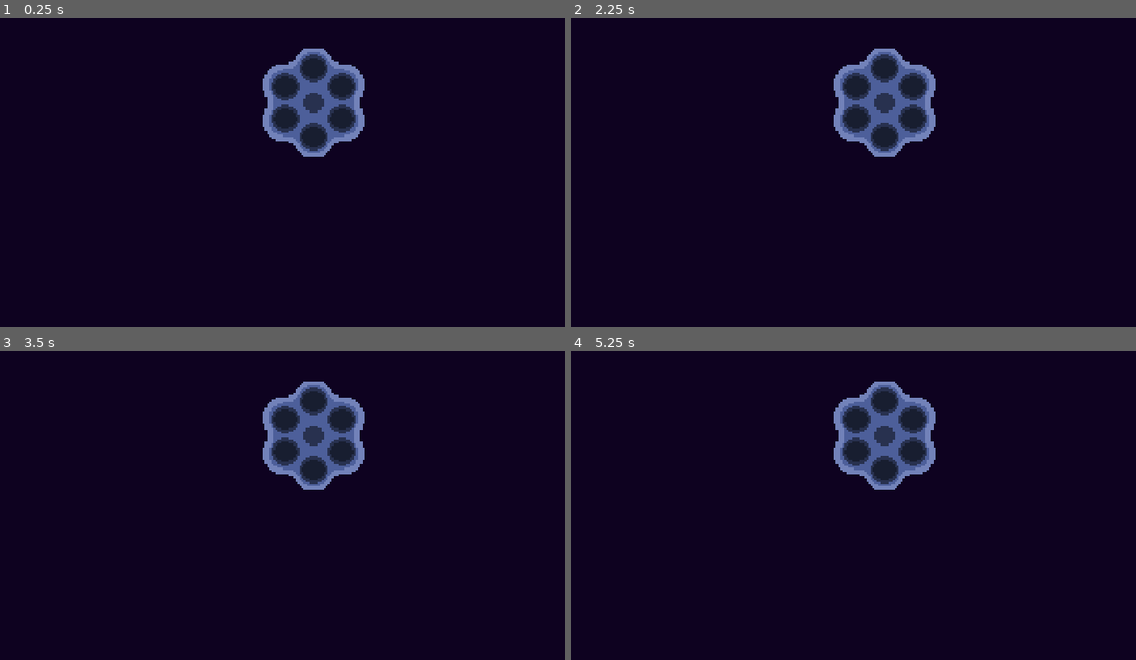
Above: before the commit, frames 1-4 (two rows, left to right).
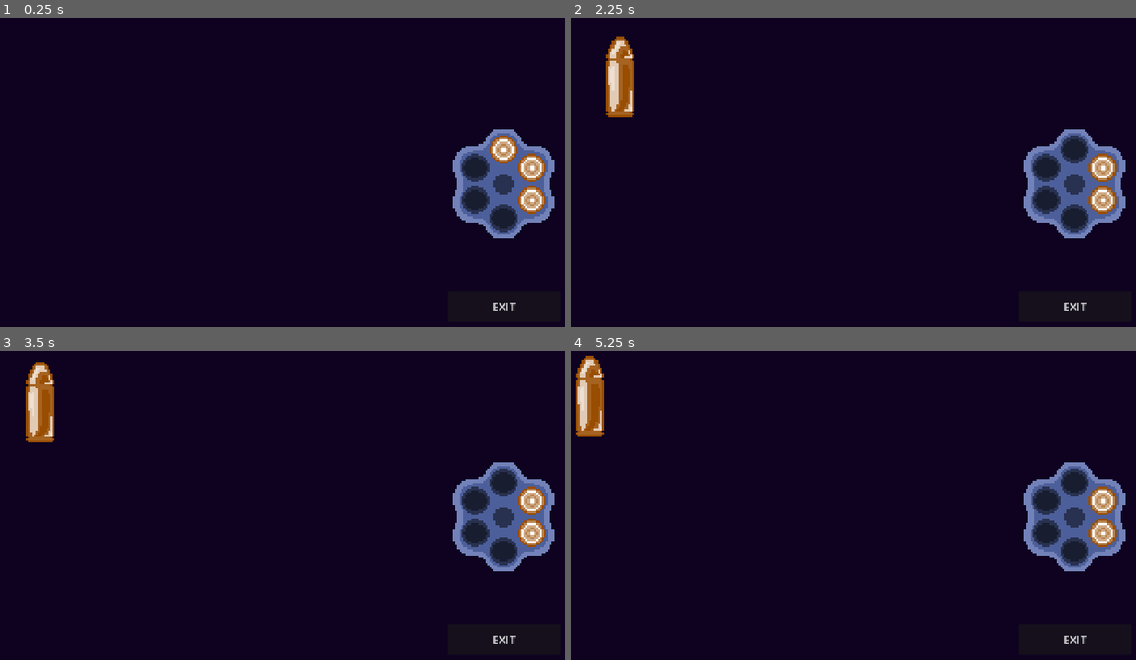
Above: after the commit, the same moments.

Repository: ygda-org/revolver
Game: Godot game, scene res://ui/inventory/inventory.tscn
The game is run twice, just before and just after one commit, with the same random seed, the same clock (stepped at 60 frames per second) and the same inputs. This scene is started directly instead of the project's main scene. Sound files missing from this copy of the repository are replaced by a short silence.
Inputs (mouse positions are in pixels of both pictures, inside the frame that each line leads up to):
- Up to frame 1 (0.25 s): no input
- Up to frame 2 (2.25 s): click (1073, 150) at 0.52 s; tap Enter (ui_accept) at 1.25, 2 s; move the mouse to (1028, 166) at 1.27 s; hold S (drop) 1.28-2.03 s; hold D (right) from 1.28 s (still down); tap Space (jump) at 1.52 s; move the mouse to (757, 200) at 2.02 s; click (757, 200) at 2.1 s
- Up to frame 3 (3.5 s): tap Space (jump) at 2.27 s; tap Enter (ui_accept) at 2.75 s; move the mouse to (378, 437) at 2.77 s; release D (right) at 2.78 s; hold A (left) from 2.78 s (still down); hold S (drop) from 2.78 s (still down)
- Up to frame 4 (5.25 s): tap Enter (ui_accept) at 3.5, 4.25, 5 s; move the mouse to (853, 588) at 3.52 s; release A (left) at 3.53 s; release S (drop) at 3.53 s; hold D (right) 3.53-5.03 s; click (853, 588) at 3.6 s; tap Space (jump) at 3.77, 4.52 s; move the mouse to (1079, 570) at 4.27 s; hold S (drop) 4.28-5.03 s; tap R (reload) at 4.9 s; move the mouse to (689, 462) at 5.02 s; hold A (left) from 5.03 s (still down); click (689, 462) at 5.1 s

The runs differ from the first frame. In frame 1, 9.6% of the frame differs, in the area x 46-99%, y 9-95%; in frame 2, 11%; in frame 3, 11%; in frame 4, 11%, in the area x 0-99%, y 1-95%.

Commit message:
inventory DONE

Diff:
--- a/levels/end_door.gd
+++ b/levels/end_door.gd
@@ -9,4 +9,4 @@
 
 func _on_area_2d_body_entered(body: Node2D) -> void:
 	if body is Player:
-		get_tree().call_deferred("change_scene_to_file","res://ui/inventory.tscn")
+		get_tree().call_deferred("change_scene_to_file","res://ui/inventory/inventory.tscn")
--- a/ui/inventory/drag_bullet.gd
+++ b/ui/inventory/drag_bullet.gd
@@ -1,11 +1,71 @@
 extends Node2D
 
+class_name DragBullet
+
+var mouse_offset : Vector2 = Vector2.ZERO
+var moving : bool = false
+
+var intersecting_areas : Array[Area2D] = []
+
+var bullet_resource : BulletResource
+
+@onready var parent : Inventory = get_parent()
 
 # Called when the node enters the scene tree for the first time.
 func _ready() -> void:
-	pass # Replace with function body.
+	self.material.set_shader_parameter("outline_color", bullet_resource.outline_color)
 
 
 # Called every frame. 'delta' is the elapsed time since the previous frame.
 func _process(delta: float) -> void:
-	pass
+	if $Button.button_pressed and moving:
+		global_position = get_global_mouse_position() + mouse_offset
+
+func _on_button_button_up() -> void:
+	moving = false
+	if intersecting_areas.is_empty():
+		var goal_poz : Vector2 = parent.bullet_to_home[self].global_position
+		var tween = get_tree().create_tween()
+		tween.tween_property(self, "global_position", goal_poz, 0.2).set_ease(Tween.EASE_IN_OUT).set_trans(Tween.TRANS_QUAD)
+	else:
+		#Snap to nearest marker
+		var closest_area2d : Area2D = intersecting_areas[0]
+		var dist : float = (closest_area2d.global_position - global_position).length_squared()
+		for a : Area2D in intersecting_areas.slice(1):
+			var new_dist : float = (a.global_position - global_position).length_squared()
+			if new_dist < dist:
+				dist = new_dist
+				closest_area2d = a
+		var loc : Marker2D = parent.area_to_marker[closest_area2d]
+		global_position = loc.global_position
+		#If there is a bullet there already, move them away
+		for child in parent.get_children():
+			if child == self:
+				continue
+			if child is DragBullet and child.global_position == global_position:
+				var drag_child : DragBullet = child
+				var goal_poz2 : Vector2 = parent.bullet_to_home[drag_child].global_position
+				var tween2 = get_tree().create_tween()
+				tween2.tween_property(child, "global_position", goal_poz2, 0.2).set_ease(Tween.EASE_IN_OUT).set_trans(Tween.TRANS_QUAD)
+
+
+func _on_button_button_down() -> void:
+	mouse_offset = global_position - get_global_mouse_position()
+	moving = true
+
+func set_is_full(value : bool):
+	$Full.visible = value
+	$Back.visible = not value
+
+
+func _on_area_2d_area_entered(area: Area2D) -> void:
+	if "BArea" in area.name:
+		intersecting_areas.append(area)
+		set_is_full(false)
+
+
+func _on_area_2d_area_exited(area: Area2D) -> void:
+	if "BArea" in area.name:
+		intersecting_areas.remove_at(intersecting_areas.find(area))
+	if len(intersecting_areas) == 0:
+		set_is_full(true)
--- a/ui/inventory/drag_bullet.tscn
+++ b/ui/inventory/drag_bullet.tscn
@@ -3,15 +3,55 @@
 [ext_resource type="Script" uid="uid://d0u3kgpkc5kdd" path="res://ui/inventory/drag_bullet.gd" id="1_5eyxt"]
 [ext_resource type="Shader" uid="uid://b4pewokr7fm1b" path="res://player/bullet/bullet.gdshader" id="1_gvt8v"]
 [ext_resource type="Texture2D" uid="uid://biykde71lpl4w" path="res://assets/temp_art/bullet_icon.png" id="2_5eyxt"]
+[ext_resource type="Texture2D" uid="uid://cmybf5a4eu7xx" path="res://assets/temp_art/shell_back.png" id="4_v42oq"]
 
-[sub_resource type="ShaderMaterial" id="ShaderMaterial_j4wu1"]
+[sub_resource type="ShaderMaterial" id="ShaderMaterial_55d6i"]
 resource_local_to_scene = true
 shader = ExtResource("1_gvt8v")
-shader_parameter/outline_color = Color(0.7335034, 0.43671218, 0.09143841, 1)
+shader_parameter/outline_color = Color(0.59744895, 0.07244576, 0.07244576, 1)
+
+[sub_resource type="StyleBoxFlat" id="StyleBoxFlat_kn6rb"]
+bg_color = Color(0.6, 0.6, 0.6, 0)
+
+[sub_resource type="StyleBoxFlat" id="StyleBoxFlat_ffydu"]
+bg_color = Color(0.6, 0.6, 0.6, 0)
+
+[sub_resource type="StyleBoxFlat" id="StyleBoxFlat_sy3ur"]
+bg_color = Color(1, 1, 1, 0)
+
+[sub_resource type="CircleShape2D" id="CircleShape2D_v42oq"]
+radius = 21.0
 
 [node name="DragBullet" type="Node2D" unique_id=872890370]
+material = SubResource("ShaderMaterial_55d6i")
 script = ExtResource("1_5eyxt")
 
-[node name="Sprite2D" type="Sprite2D" parent="." unique_id=1844091508]
-material = SubResource("ShaderMaterial_j4wu1")
+[node name="Full" type="Sprite2D" parent="." unique_id=1844091508]
+use_parent_material = true
+scale = Vector2(3, 3)
 texture = ExtResource("2_5eyxt")
+
+[node name="Back" type="Sprite2D" parent="." unique_id=404308363]
+visible = false
+use_parent_material = true
+scale = Vector2(3, 3)
+texture = ExtResource("4_v42oq")
+
+[node name="Button" type="Button" parent="." unique_id=1874478614]
+offset_left = -14.0
+offset_top = -40.0
+offset_right = 14.0
+offset_bottom = 40.0
+theme_override_styles/normal = SubResource("StyleBoxFlat_kn6rb")
+theme_override_styles/pressed = SubResource("StyleBoxFlat_ffydu")
+theme_override_styles/hover = SubResource("StyleBoxFlat_sy3ur")
+
+[node name="Area2D" type="Area2D" parent="." unique_id=594713964]
+
+[node name="CollisionShape2D" type="CollisionShape2D" parent="Area2D" unique_id=130808251]
+shape = SubResource("CircleShape2D_v42oq")
+
+[connection signal="button_down" from="Button" to="." method="_on_button_button_down"]
+[connection signal="button_up" from="Button" to="." method="_on_button_button_up"]
+[connection signal="area_entered" from="Area2D" to="." method="_on_area_2d_area_entered"]
+[connection signal="area_exited" from="Area2D" to="." method="_on_area_2d_area_exited"]
--- /dev/null
+++ b/ui/inventory/inventory.gd
@@ -0,0 +1,79 @@
+extends Control
+
+class_name Inventory
+
+const DRAG_BULLET = preload("uid://ct6eu3ndhd4ml")
+
+@onready var area_to_marker : Dictionary[Area2D, Marker2D] = {
+	$ChosenBullets/BArea1 : $ChosenBullets/Chosen1,
+	$ChosenBullets/BArea2 : $ChosenBullets/Chosen2,
+	$ChosenBullets/BArea3 : $ChosenBullets/Chosen3,
+	$ChosenBullets/BArea4 : $ChosenBullets/Chosen4,
+	$ChosenBullets/BArea5 : $ChosenBullets/Chosen5,
+	$ChosenBullets/BArea6 : $ChosenBullets/Chosen6,
+}
+
+var bullet_to_home : Dictionary[DragBullet, Marker2D] = {}
+
+# Called when the node enters the scene tree for the first time.
+func _ready() -> void:
+	generate_inven_markers(3, 10)
+	#The bullet in chosne bullet to check
+	var cur_chosen = 0
+	#Current marker
+	var cur_marker = 0
+	for b_res : BulletResource in GameState.inventory.keys():
+		for i in range(GameState.inventory[b_res]):
+			var drag_bullet : DragBullet = DRAG_BULLET.instantiate()
+			drag_bullet.bullet_resource = b_res
+			bullet_to_home[drag_bullet] = $InvenMarkers.get_child(cur_marker)
+			cur_marker += 1
+			#If it is a chosen bullet, snap there
+			if cur_chosen < 6 and b_res == GameState.chosen_barrel[cur_chosen]:
+				var loc : Marker2D = $ChosenBullets.get_child(cur_chosen)
+				drag_bullet.position = loc.global_position
+				drag_bullet.set_is_full(false)
+				cur_chosen += 1
+				#Iterate to the next not empty chosen, or just stop
+				while cur_chosen < 5 and GameState.chosen_barrel[cur_chosen] == GameState.EMPTY_RES:
+					cur_chosen += 1
+			#Else, lets move it to its spot
+			else:
+				drag_bullet.position = bullet_to_home[drag_bullet].global_position
+			add_child(drag_bullet)
+
+func generate_inven_markers(rows : int, columns : int):
+	var x_vec : float = $BotRight.position.x - $TopLeft.position.x
+	var y_vec : float = $BotRight.position.y - $TopLeft.position.y
+	for r in range(0, rows):
+		for c in range(0, columns):
+			var r_percent = r/float(rows-1)
+			var c_percent = c/float(columns-1)
+			var marker : Marker2D = Marker2D.new()
+			marker.position = $TopLeft.position
+			marker.position.x += x_vec * c_percent
+			marker.position.y += y_vec * r_percent
+			$InvenMarkers.add_child(marker)
+
+
+func _on_exit_pressed() -> void:
+	for i in range(6):
+		GameState.chosen_barrel[i] = GameState.EMPTY_RES
+	for child in get_children():
+		if not child is DragBullet:
+			continue
+		var drag_bul : DragBullet = child
+		if drag_bul.global_position == $ChosenBullets/Chosen1.global_position:
+			GameState.chosen_barrel[0] = drag_bul.bullet_resource
+		elif drag_bul.global_position == $ChosenBullets/Chosen2.global_position:
+			GameState.chosen_barrel[1] = drag_bul.bullet_resource
+		elif drag_bul.global_position == $ChosenBullets/Chosen3.global_position:
+			GameState.chosen_barrel[2] = drag_bul.bullet_resource
+		elif drag_bul.global_position == $ChosenBullets/Chosen4.global_position:
+			GameState.chosen_barrel[3] = drag_bul.bullet_resource
+		elif drag_bul.global_position == $ChosenBullets/Chosen5.global_position:
+			GameState.chosen_barrel[4] = drag_bul.bullet_resource
+		elif drag_bul.global_position == $ChosenBullets/Chosen6.global_position:
+			GameState.chosen_barrel[5] = drag_bul.bullet_resource
+	GameState.reload()
+	get_tree().call_deferred("change_scene_to_file","res://main/main.tscn")
--- a/ui/inventory/inventory.tscn
+++ b/ui/inventory/inventory.tscn
@@ -1,6 +1,25 @@
 [gd_scene format=3 uid="uid://cslcpc6nu7gag"]
 
+[ext_resource type="Script" uid="uid://ea2dg67f42j8" path="res://ui/inventory/inventory.gd" id="1_qrt2q"]
 [ext_resource type="Texture2D" uid="uid://bl8jxwdbu3isr" path="res://assets/ui/revolver_single.png" id="1_t68fq"]
+
+[sub_resource type="CircleShape2D" id="CircleShape2D_55d6i"]
+radius = 21.0
+
+[sub_resource type="CircleShape2D" id="CircleShape2D_5fofi"]
+radius = 21.0
+
+[sub_resource type="CircleShape2D" id="CircleShape2D_377x3"]
+radius = 21.023796
+
+[sub_resource type="CircleShape2D" id="CircleShape2D_vluf6"]
+radius = 21.095022
+
+[sub_resource type="CircleShape2D" id="CircleShape2D_p5txo"]
+radius = 21.095022
+
+[sub_resource type="CircleShape2D" id="CircleShape2D_lq1ig"]
+radius = 21.213203
 
 [node name="Inventory" type="Control" unique_id=1702912330]
 layout_mode = 3
@@ -9,8 +28,9 @@
 anchor_bottom = 1.0
 grow_horizontal = 2
 grow_vertical = 2
+script = ExtResource("1_qrt2q")
 
-[node name="ColorRect" type="ColorRect" parent="." unique_id=96254163]
+[node name="Background" type="ColorRect" parent="." unique_id=96254163]
 layout_mode = 1
 anchors_preset = 15
 anchor_right = 1.0
@@ -21,13 +41,92 @@
 
 [node name="TextureRect" type="TextureRect" parent="." unique_id=1420442281]
 layout_mode = 1
-anchors_preset = 5
-anchor_left = 0.5
-anchor_right = 0.5
-offset_left = -87.0
-offset_top = 63.0
-offset_right = -29.0
-offset_bottom = 121.0
-grow_horizontal = 2
+anchors_preset = 6
+anchor_left = 1.0
+anchor_top = 0.5
+anchor_right = 1.0
+anchor_bottom = 0.5
+offset_left = -285.0
+offset_top = -86.0
+offset_right = -227.0
+offset_bottom = -28.0
+grow_horizontal = 0
+grow_vertical = 2
 scale = Vector2(3, 3)
 texture = ExtResource("1_t68fq")
+
+[node name="ChosenBullets" type="Node2D" parent="." unique_id=274189240]
+position = Vector2(762, 271)
+
+[node name="Chosen1" type="Marker2D" parent="ChosenBullets" unique_id=1904209454]
+position = Vector2(0, -51)
+
+[node name="Chosen2" type="Marker2D" parent="ChosenBullets" unique_id=235403841]
+position = Vector2(42, -24)
+
+[node name="Chosen3" type="Marker2D" parent="ChosenBullets" unique_id=1175462994]
+position = Vector2(42, 24)
+
+[node name="Chosen4" type="Marker2D" parent="ChosenBullets" unique_id=710979540]
+position = Vector2(0, 51)
+
+[node name="Chosen5" type="Marker2D" parent="ChosenBullets" unique_id=1520769680]
+position = Vector2(-42, 24)
+
+[node name="Chosen6" type="Marker2D" parent="ChosenBullets" unique_id=1813163923]
+position = Vector2(-42, -24)
+
+[node name="BArea1" type="Area2D" parent="ChosenBullets" unique_id=366155369]
+position = Vector2(0, 2)
+
+[node name="CollisionShape2D" type="CollisionShape2D" parent="ChosenBullets/BArea1" unique_id=597375440]
+position = Vector2(0, -53)
+shape = SubResource("CircleShape2D_55d6i")
+
+[node name="BArea2" type="Area2D" parent="ChosenBullets" unique_id=1868856981]
+
+[node name="CollisionShape2D" type="CollisionShape2D" parent="ChosenBullets/BArea2" unique_id=1684833325]
+position = Vector2(42, -24)
+shape = SubResource("CircleShape2D_5fofi")
+
+[node name="BArea3" type="Area2D" parent="ChosenBullets" unique_id=1368321370]
+
+[node name="CollisionShape2D" type="CollisionShape2D" parent="ChosenBullets/BArea3" unique_id=163168981]
+position = Vector2(42, 24)
+shape = SubResource("CircleShape2D_377x3")
+
+[node name="BArea4" type="Area2D" parent="ChosenBullets" unique_id=1375003693]
+
+[node name="CollisionShape2D" type="CollisionShape2D" parent="ChosenBullets/BArea4" unique_id=1410816449]
+position = Vector2(0, 51)
+shape = SubResource("CircleShape2D_vluf6")
+
+[node name="BArea5" type="Area2D" parent="ChosenBullets" unique_id=216152503]
+
+[node name="CollisionShape2D" type="CollisionShape2D" parent="ChosenBullets/BArea5" unique_id=1691013537]
+position = Vector2(-42, 24)
+shape = SubResource("CircleShape2D_p5txo")
+
+[node name="BArea6" type="Area2D" parent="ChosenBullets" unique_id=1503493895]
+
+[node name="CollisionShape2D" type="CollisionShape2D" parent="ChosenBullets/BArea6" unique_id=1781556313]
+position = Vector2(-42, -24)
+shape = SubResource("CircleShape2D_lq1ig")
+
+[node name="TopLeft" type="Marker2D" parent="." unique_id=146114555]
+position = Vector2(74, 100)
+
+[node name="BotRight" type="Marker2D" parent="." unique_id=1199118399]
+position = Vector2(546, 440)
+
+[node name="InvenMarkers" type="Node" parent="." unique_id=755174298]
+
+[node name="Exit" type="Button" parent="." unique_id=1055613957]
+layout_mode = 0
+offset_left = 679.0
+offset_top = 430.0
+offset_right = 847.0
+offset_bottom = 476.0
+text = "EXIT"
+
+[connection signal="pressed" from="Exit" to="." method="_on_exit_pressed"]
Binary file changed: assets/temp_art/bullet_icon.png
Not shown, added: ui/inventory/inventory.gd.uid
